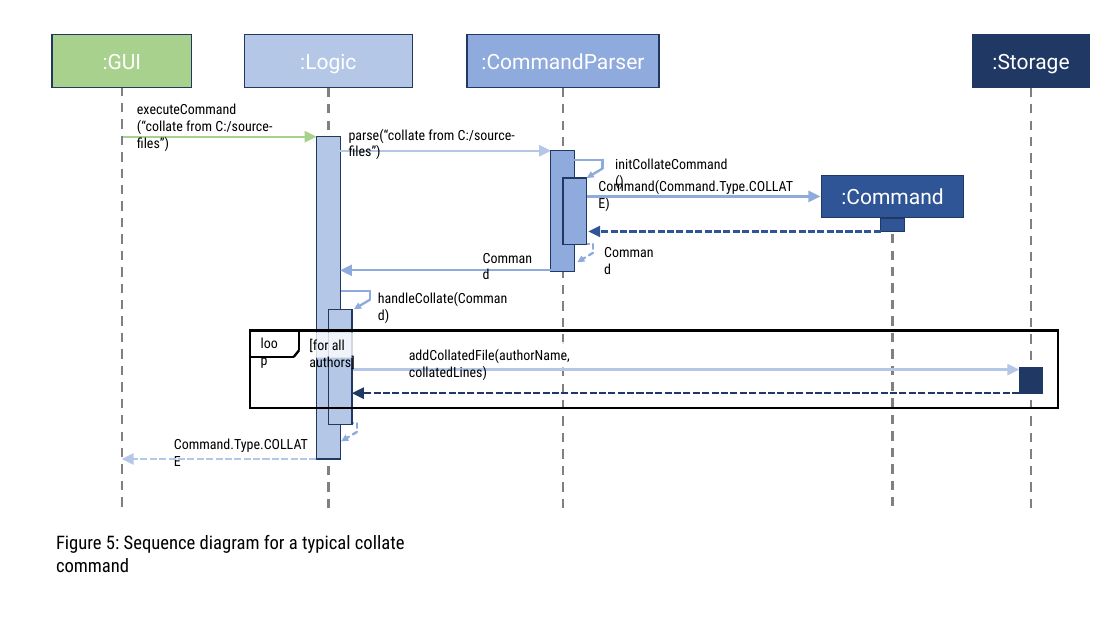
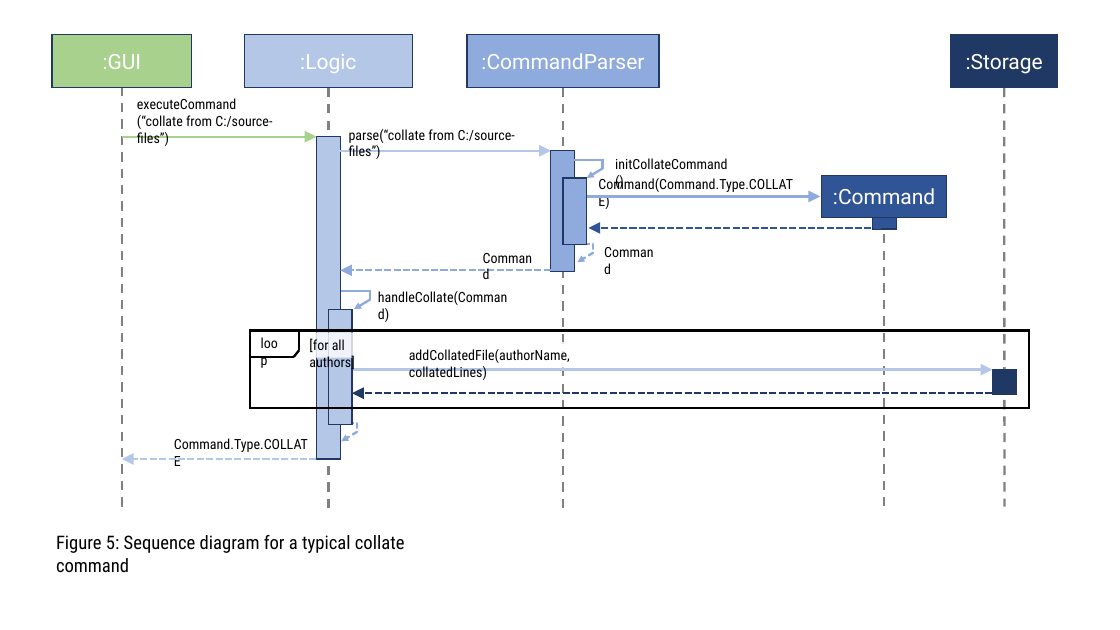
Before and after one commit to se-edu/collate, a slide deck: slide 5 of docs/Diagrams.pptx. Drawn at 1120x630 pixels with LibreOffice and Linux fonts; fonts in the diff are those of the drawing. Boxes give left, top, right and bottom in pixels: in the first picture for what was removed or moved away, otherwise in the second. Text is boxed around its words. In the diff, an @@ line names an element or a change of style, - is before the commit and + after.

```diff
--- a/docs/Diagrams.pptx
+++ b/docs/Diagrams.pptx
@@ rectangle ":Storage": place and size @@
-rectangle ":Storage" at [973, 35, 1090, 88]
+rectangle ":Storage" at [951, 35, 1059, 88]
@@ line moved from (1032, 87) - (1032, 508) to (1004, 87) - (1005, 507) @@
@@ text "executeCommand": place and size @@
-text "executeCommand" at [137, 103, 272, 151]
+text "executeCommand" at [137, 98, 272, 146]
@@ rectangle ":Command": place and size @@
-rectangle ":Command" at [822, 176, 964, 218]
+rectangle ":Command" at [822, 176, 947, 218]
@@ arrow moved from (881, 232) - (589, 232) to (881, 228) - (589, 228) @@
@@ rectangle: place and size @@
-rectangle at [881, 218, 904, 232]
+rectangle at [873, 218, 897, 229]
@@ line moved from (893, 218) - (893, 507) to (885, 218) - (885, 509) @@
@@ arrow (551, 271) - (340, 271): stroke #8FAADC 2 pt to #8FAADC 2 pt dashed @@
@@ rectangle: place and size @@
-rectangle at [250, 330, 1059, 408]
+rectangle at [250, 330, 1029, 408]
@@ arrow moved from (353, 370) - (1019, 370) to (353, 370) - (992, 370) @@
@@ rectangle: place and size @@
-rectangle at [1019, 368, 1043, 393]
+rectangle at [992, 370, 1016, 395]
@@ arrow moved from (1019, 393) - (352, 393) to (992, 393) - (352, 393) @@
```
Also in this commit, not shown: 1 other file.
